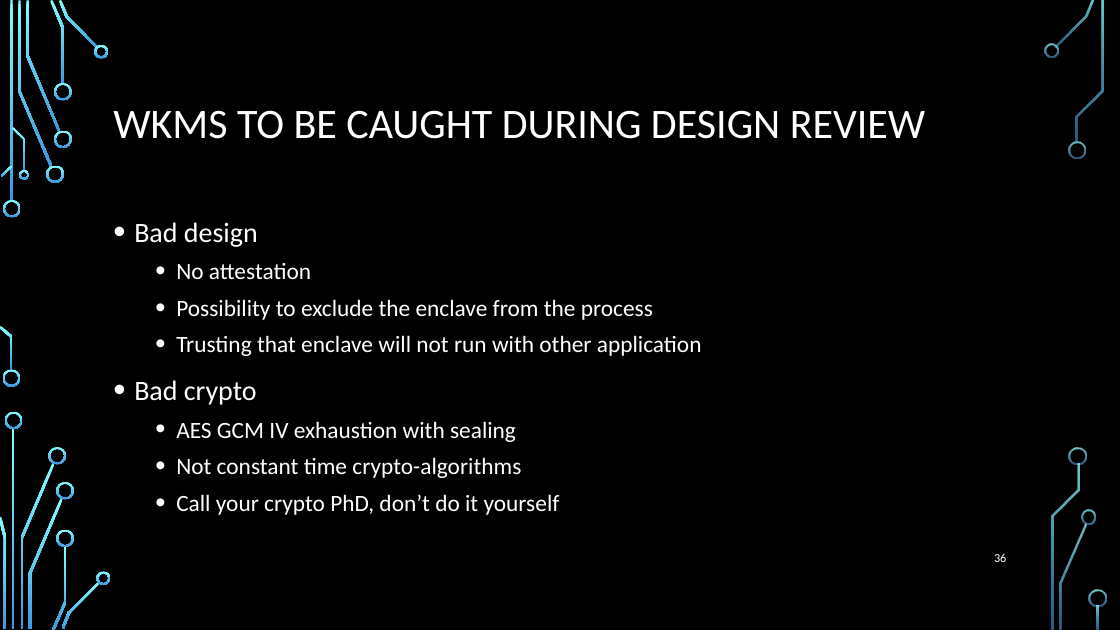
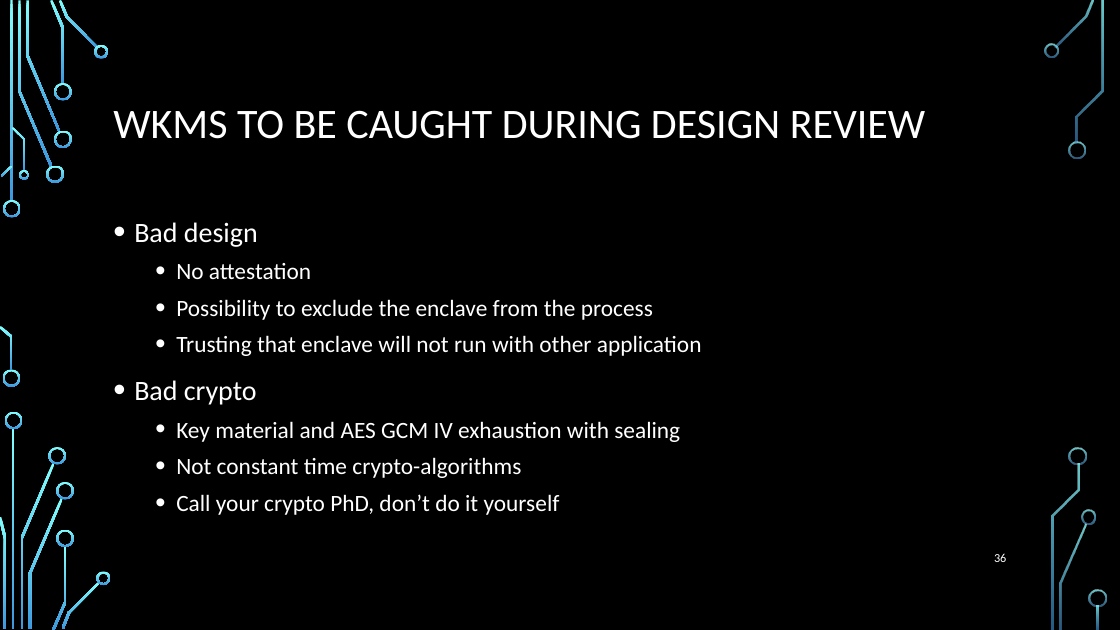
Before and after one commit to wireshrink/RECONMTL-2017, a slide deck: slide 36 of docs/SGX Enclave Programming - Common Mistakes.pptx. Drawn at 1120x630 pixels with LibreOffice and Linux fonts; fonts in the diff are those of the drawing; background and template pictures are left out. Boxes give left, top, right and bottom in pixels: in the first picture for what was removed or moved away, otherwise in the second. Text is boxed around its words. In the diff, an @@ line names an element or a change of style, - is before the commit and + after.

Commit message:
Independent of rdrand sealing compiles

```diff
--- a/docs/SGX Enclave Programming - Common Mistakes.pptx
+++ b/docs/SGX Enclave Programming - Common Mistakes.pptx
@@ text at (176,421,680,442): text changed @@
-  • AES GCM IV exhaustion with sealing
+  • Key material and AES GCM IV exhaustion with sealing
```
Also in this commit, not shown: 2 other files.
